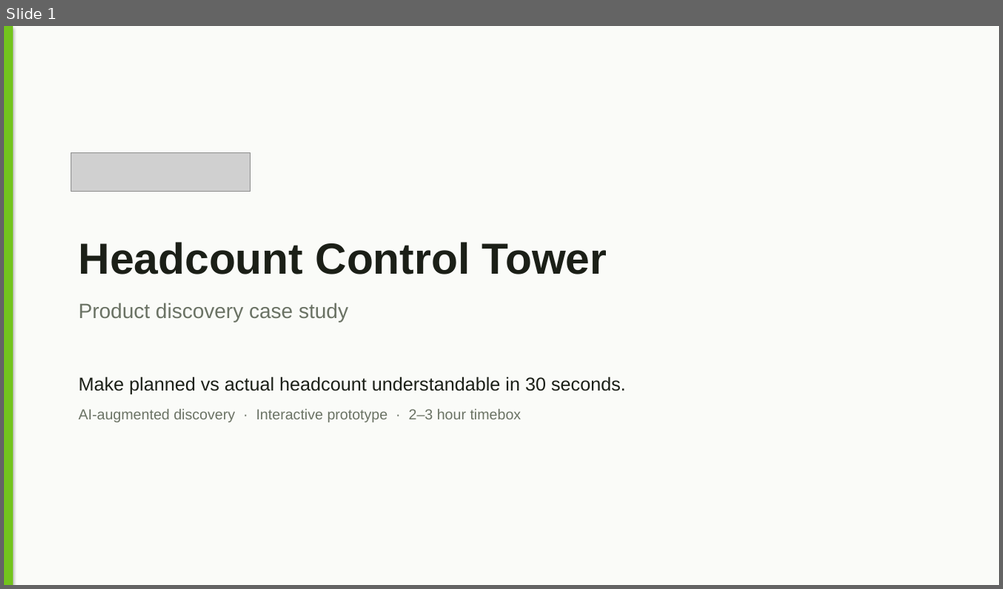
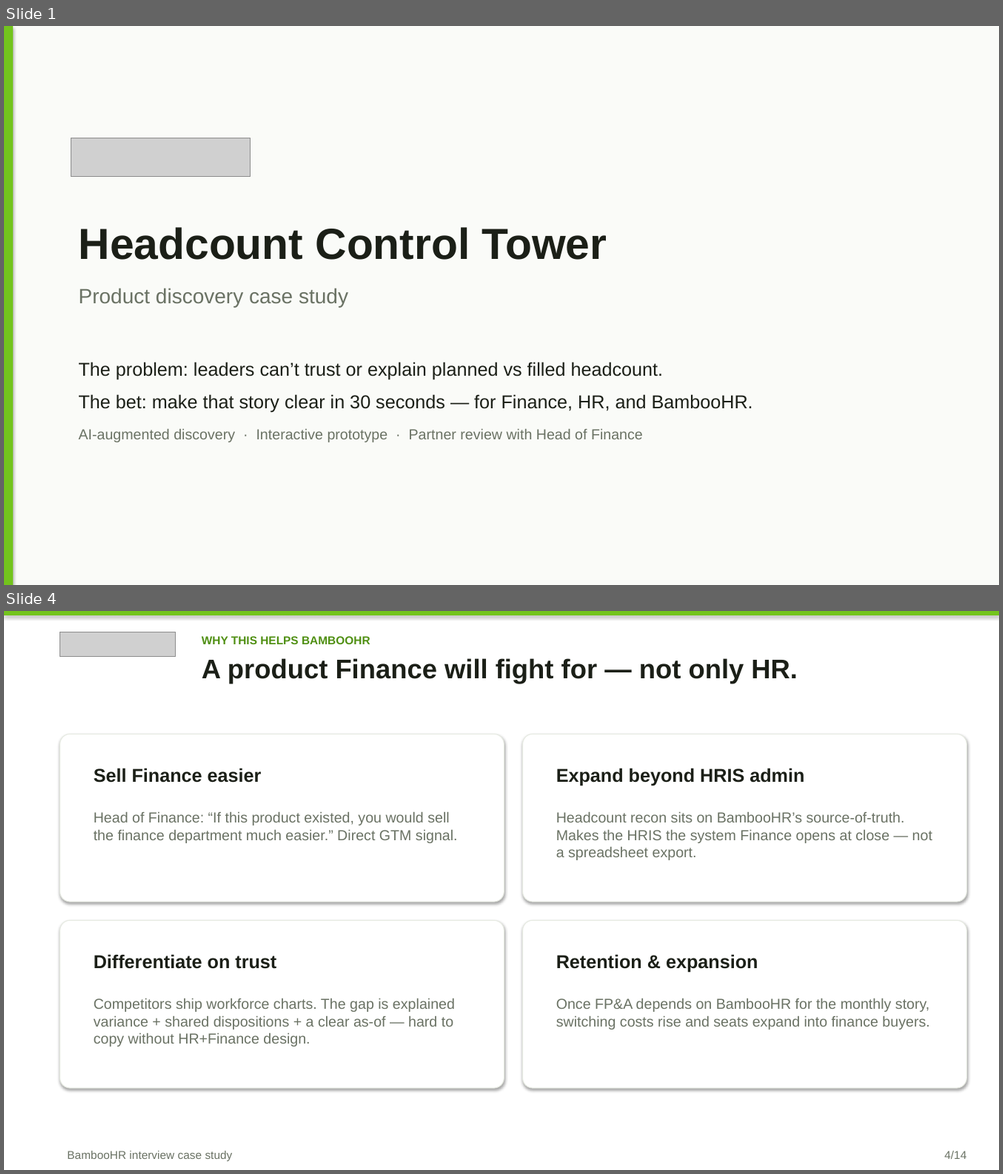
Before and after one commit to Brigdawg/Headcount-Reconciliation, a slide deck: deck/Headcount_Control_Tower_Case_Study.pptx. Shown one above the other, each under a label of ours: slide 1 before the commit, slides 1 and 4 after it; the slides between them are not shown. The pictures are 1003x589 and 1003x1174 pixels, drawn with LibreOffice and Linux fonts; fonts in the diff are those of the drawing; grey boxes stand for pictures. Boxes give left, top, right and bottom in pixels: in the first picture for what was removed or moved away, otherwise in the second. Text is boxed around its words. In the diff, an @@ line names an element or a change of style, - is before the commit and + after.

Commit message:
Strengthen deck around the problem, client value, and BambooHR value.
Add scrubbed “current spreadsheet” slide, clearer cross-functional process, and market stats focused on HR–Finance cohesion and recon time.

```diff
--- a/deck/Headcount_Control_Tower_Case_Study.pptx
+++ b/deck/Headcount_Control_Tower_Case_Study.pptx
@@ slide 4 added at <box>4,611,999,1170</box>, background #FFFFFF @@
@@ rectangle added at <box>4,611,999,615</box>, fill #73C41D @@
@@ picture added at <box>60,632,176,657</box> @@
@@ text added at <box>202,636,370,644</box>, 11 pt, text #4F8F12, bold @@
+WHY THIS HELPS BAMBOOHR
@@ text added at <box>202,658,797,684</box>, 26 pt, text #1B1F17, bold @@
+A product Finance will fight for — not only HR.
@@ rounded rectangle added at <box>60,734,504,902</box>, fill #FFFFFF, outline #E6EAE1 0.75 pt @@
@@ rounded rectangle added at <box>523,734,967,902</box>, fill #FFFFFF, outline #E6EAE1 0.75 pt @@
@@ text added at <box>94,768,262,783</box>, 18 pt, text #1B1F17, bold @@
+Sell Finance easier
@@ text added at <box>556,768,804,786</box>, 18 pt, text #1B1F17, bold @@
+Expand beyond HRIS admin
@@ text added at <box>94,812,458,843</box>, 14 pt, text #6A7264 @@
+Head of Finance: “If this product existed, you would sell the finance department much easier.” Direct GTM signal.
@@ text added at <box>556,812,932,860</box>, 14 pt, text #6A7264 @@
+Headcount recon sits on BambooHR’s source-of-truth. Makes the HRIS the system Finance opens at close — not a spreadsheet export.
@@ rounded rectangle added at <box>60,920,504,1088</box>, fill #FFFFFF, outline #E6EAE1 0.75 pt @@
@@ rounded rectangle added at <box>523,920,967,1088</box>, fill #FFFFFF, outline #E6EAE1 0.75 pt @@
@@ text added at <box>94,954,276,969</box>, 18 pt, text #1B1F17, bold @@
+Differentiate on trust
@@ text added at <box>556,954,758,973</box>, 18 pt, text #1B1F17, bold @@
+Retention & expansion
@@ text added at <box>94,999,455,1047</box>, 14 pt, text #6A7264 @@
+Competitors ship workforce charts. The gap is explained variance + shared dispositions + a clear as-of — hard to copy without HR+Finance design.
@@ text added at <box>556,999,929,1030</box>, 14 pt, text #6A7264 @@
+Once FP&A depends on BambooHR for the monthly story, switching costs rise and seats expand into finance buyers.
@@ text added at <box>67,1151,233,1162</box>, 11 pt, text #6A7264 @@
+BambooHR interview case study
@@ text added at <box>944,1151,966,1159</box>, 11 pt, text #6A7264 @@
+4/14
@@ slide 1 changed as well @@
@@ picture: place and size @@
-picture at <box>71,153,250,192</box>
+picture at <box>71,138,250,177</box>
@@ text "Headcount Control Tower": place and size @@
-text "Headcount Control Tower" at <box>79,242,607,322</box>
+text "Headcount Control Tower" at <box>79,227,607,307</box>
@@ text at <box>79,362,753,443</box>: text changed; size 14 to 18 pt; text colour #6A7264 to #1B1F17 @@
-Make planned vs actual headcount understandable in 30 seconds.
-AI-augmented discovery · Interactive prototype · 2–3 hour timebox
+The problem: leaders can’t trust or explain planned vs filled headcount.
+The bet: make that story clear in 30 seconds — for Finance, HR, and BambooHR.
+AI-augmented discovery · Interactive prototype · Partner review with Head of Finance
```
Also in this commit, not shown: 8 other slides changed, 4 other slides added, 4 slides removed, 3 other files.
